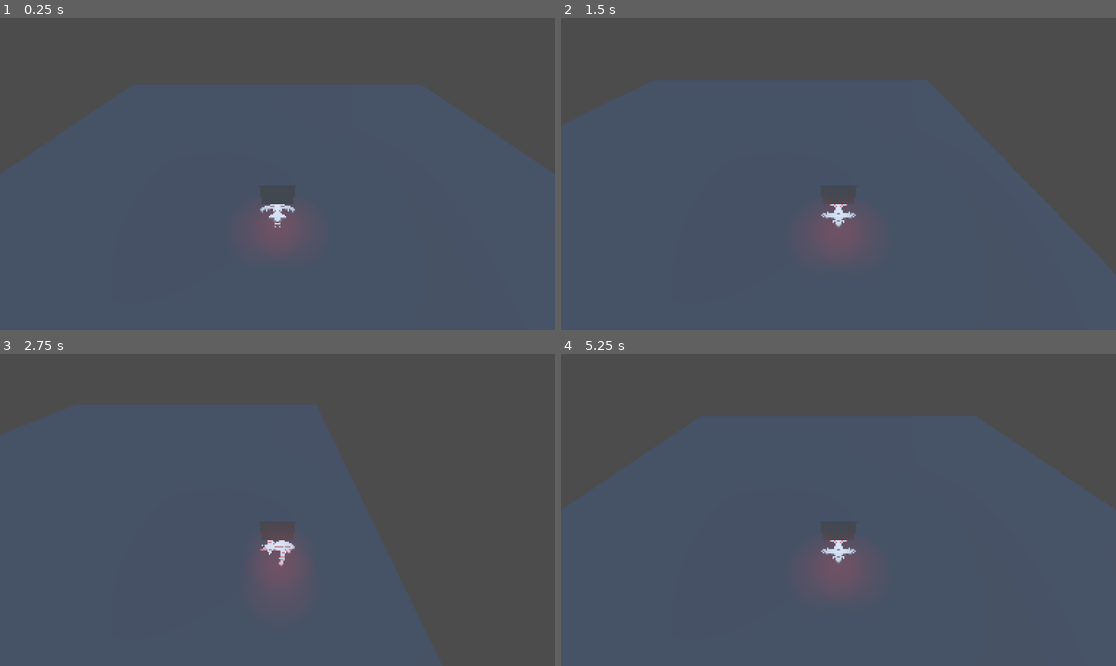
Above: before the commit, frames 1-4 (two rows, left to right).
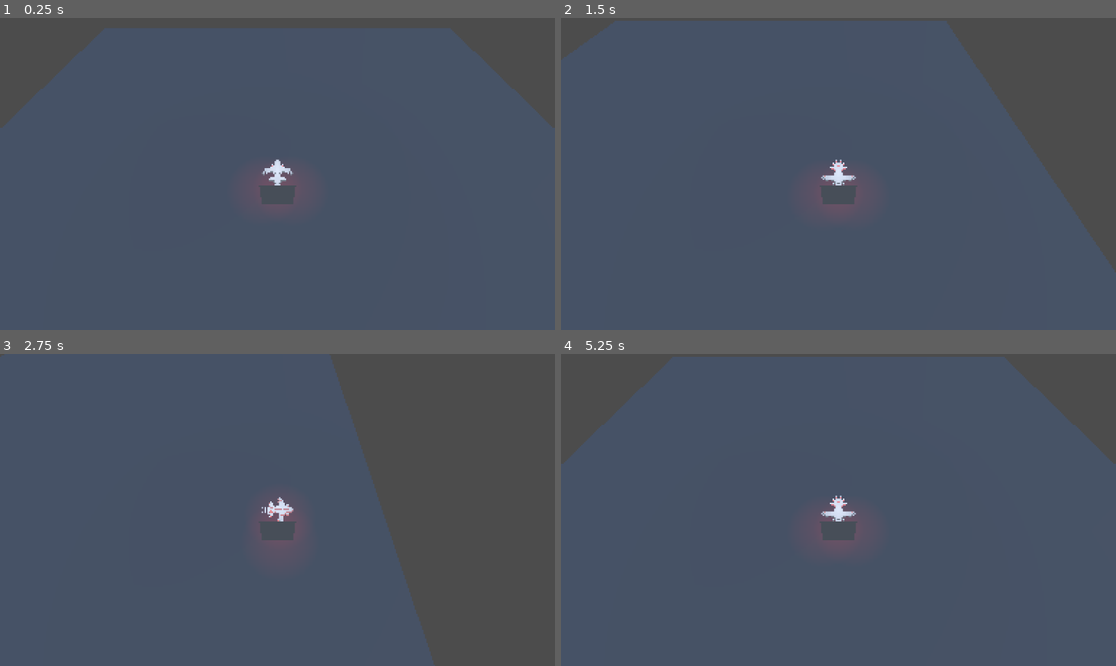
Above: after the commit, the same moments.

Repository: EvergreenSpock/Space-Survivors
Game: Godot game, scene res://Scenes/main_scene.tscn
Two runs of this game, one before a commit and one after it. Both use one fixed random seed, a clock stepped at 60 frames per second and the inputs below. A sky picture missing from this copy of the repository is replaced by a grey-blue gradient.
Inputs:
- Up to frame 1 (0.25 s): no input
- Up to frame 2 (1.5 s): tap Enter at 0.5 s; hold Right (move_right) 0.53-1.28 s; hold S (move_back) from 1.28 s (still down)
- Up to frame 3 (2.75 s): release S (move_back) at 2.03 s; hold Right (move_right) from 2.03 s (still down)
- Up to frame 4 (5.25 s): release Right (move_right) at 2.78 s; hold W (move_forward) 2.78-3.53 s; hold Left (move_left) 3.53-5.03 s; hold S (move_back) from 5.03 s (still down)

The runs differ from the first frame. In frame 1, 20% of the frame differs, in the area x 0-100%, y 3-75%; in frame 2, 19%; in frame 3, 13%; in frame 4, 21%, in the area x 0-100%, y 0-76%.

Commit message:
Update player_camera.gd

Diff:
--- a/Scenes/player_camera.gd
+++ b/Scenes/player_camera.gd
@@ -26,4 +26,4 @@
 	global_transform.origin = global_transform.origin.lerp(target_position, smoothing)
 
 	# Make the camera look at the player (optional)
-	#look_at(player_pos, Vector3.UP)
+	look_at(player_pos, Vector3.UP)
